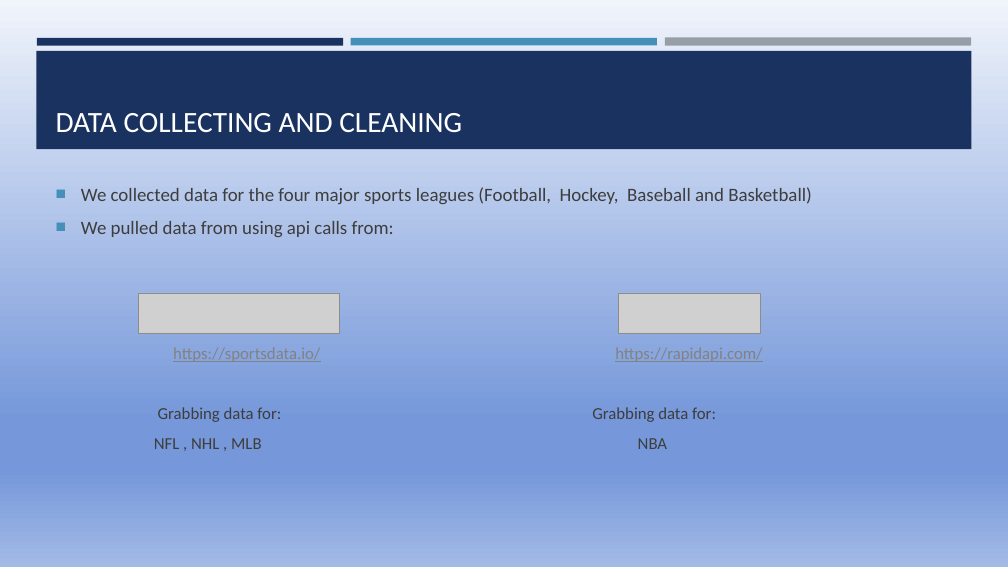
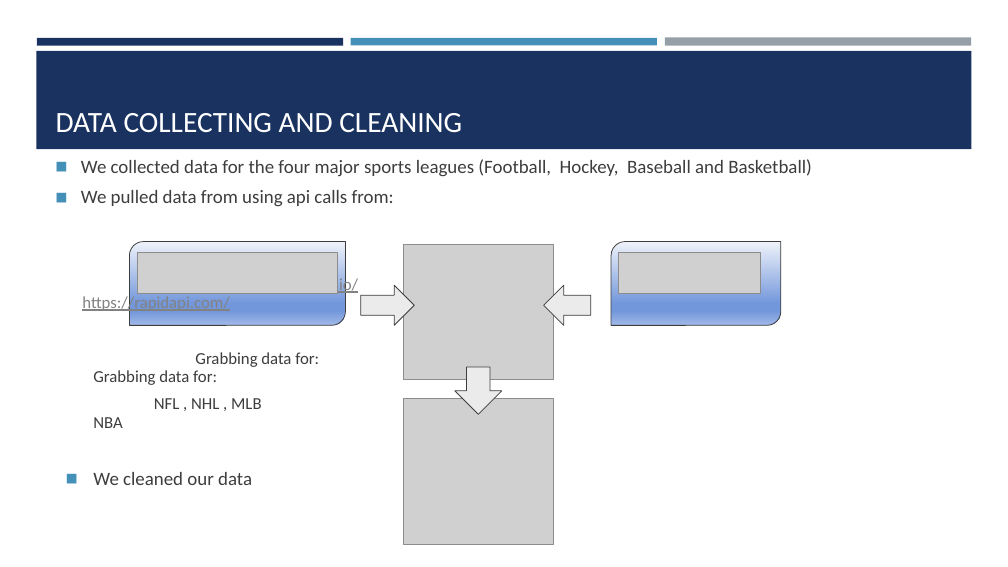
Before and after one commit to jprinfret/home_field_advantage, a slide deck: slide 15 of Presentation1.pptx (slide 3 before the commit). Drawn at 1008x567 pixels with LibreOffice and Linux fonts; fonts in the diff are those of the drawing; grey boxes stand for pictures. Boxes give left, top, right and bottom in pixels: in the first picture for what was removed or moved away, otherwise in the second. Text is boxed around its words. In the diff, an @@ line names an element or a change of style, - is before the commit and + after.

```diff
--- a/Presentation1.pptx
+++ b/Presentation1.pptx
@@ background gradient #F0F4FB to #7698DA to #A3BAE6 to #FFFFFF @@
@@ text at (81,159,812,409): bullet ■ to ◼; line spacing 1 to 0.9; less space between paragraphs @@
@@ round diag rect added at (129,242,346,326), fill gradient #EEF2FA to #7397DB to #A0B8E7, outline #3D3D3D 0.75 pt @@
@@ picture added at (137,253,338,293) @@
@@ picture added at (404,244,554,380) @@
@@ round diag rect added at (611,242,781,326), fill gradient #EEF2FA to #7397DB to #A0B8E7, outline #3D3D3D 0.75 pt @@
@@ picture added at (619,253,761,293) @@
@@ picture removed at (138,293,340,333) @@
@@ right arrow added at (361,285,414,325), fill #EBEBEB, outline #3D3D3D 0.75 pt @@
@@ left arrow added at (544,285,591,325), fill #EBEBEB, outline #3D3D3D 0.75 pt @@
@@ picture removed at (619,293,761,333) @@
@@ down arrow added at (455,368,502,414), fill #EBEBEB, outline #3D3D3D 0.75 pt @@
@@ picture added at (404,399,554,544) @@
@@ text at (93,472,252,485): paragraph added @@
+◼ We cleaned our data
```
Also in this commit, not shown: 3 other slides changed, 11 slides added, 4 slides removed, 2 other files.
